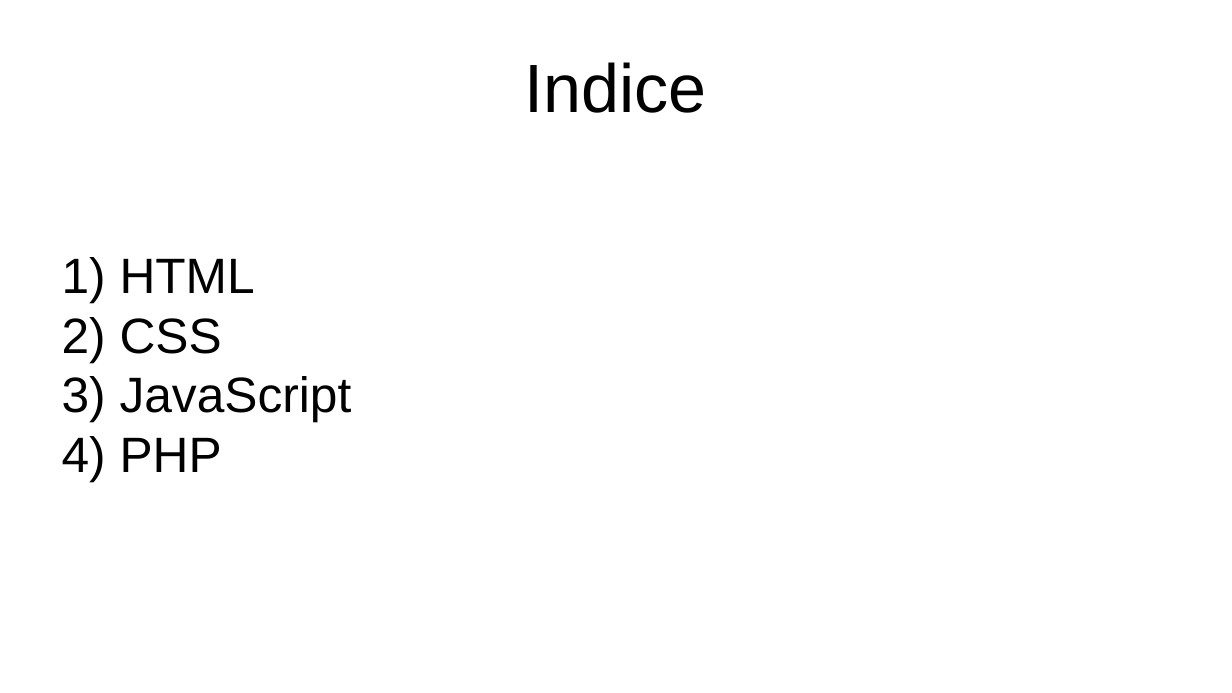
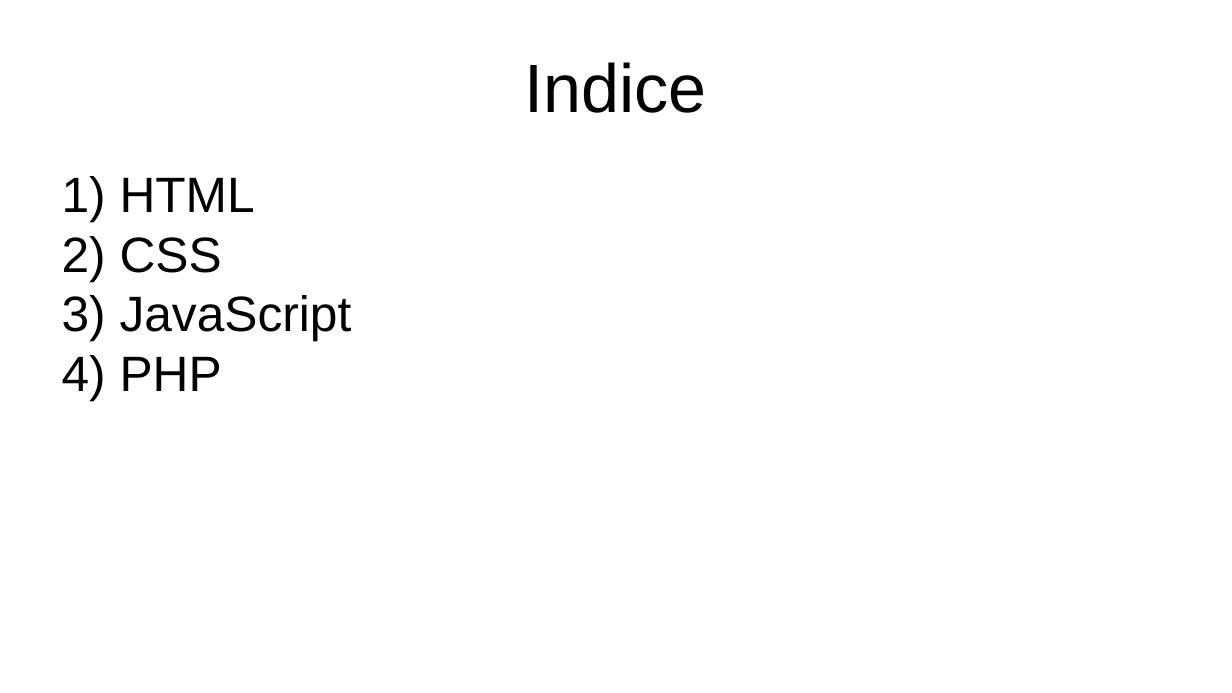
Before and after one commit to mikel-egana-aranguren/EHU-SGSSI-01, a slide deck: slide 2 of SistemasWeb/SistemasWeb.odp. Drawn at 1232x693 pixels with LibreOffice and Linux fonts; fonts in the diff are those of the drawing; background and template pictures are left out. Boxes give left, top, right and bottom in pixels: in the first picture for what was removed or moved away, otherwise in the second. Text is boxed around its words. In the diff, an @@ line names an element or a change of style, - is before the commit and + after.

```diff
--- a/SistemasWeb/SistemasWeb.odp
+++ b/SistemasWeb/SistemasWeb.odp
@@ subtitle "HTML": place and size @@
-subtitle "HTML" at (120,258,352,472)
+subtitle "HTML" at (120,177,352,391)
```
Also in this commit, not shown: 6 other slides changed, 1 slide added, 1 slide removed, 4 other files.
